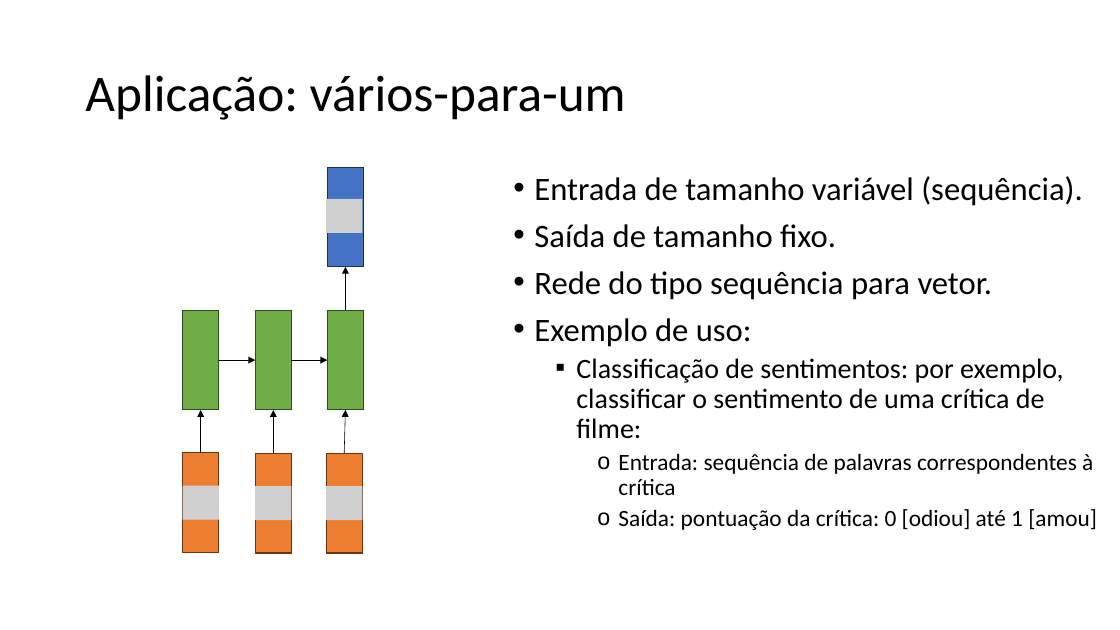
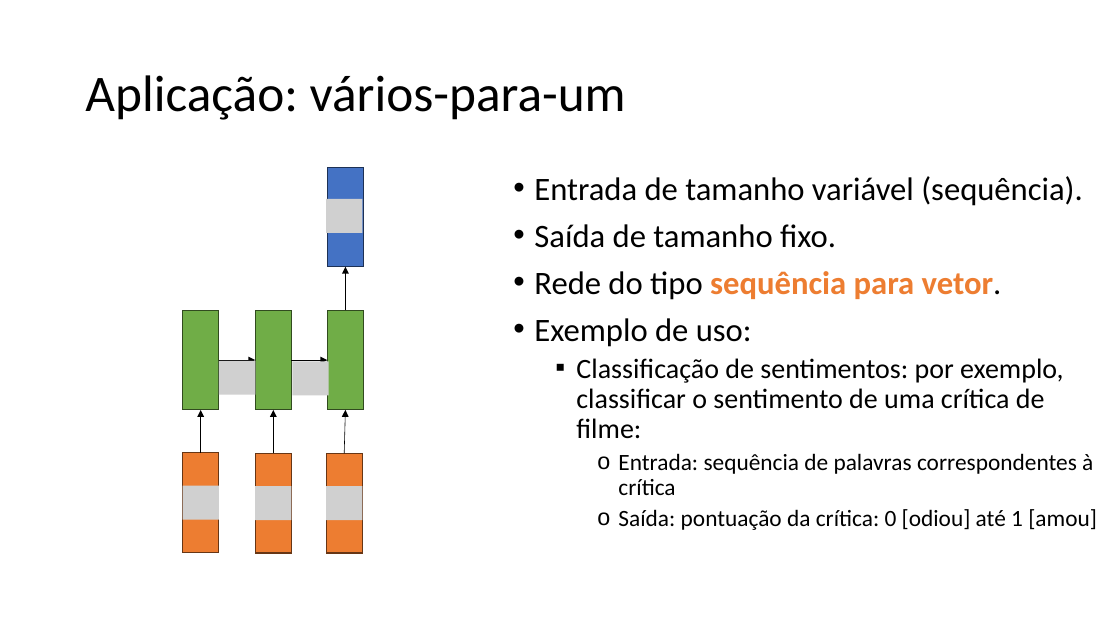
Before and after one commit to zz4fap/c24_inteligencia_artificial, a slide deck: slide 71 of slides/C24_RNN.pptx. Drawn at 1120x630 pixels with LibreOffice and Linux fonts; fonts in the diff are those of the drawing; grey boxes stand for pictures. Boxes give left, top, right and bottom in pixels: in the first picture for what was removed or moved away, otherwise in the second. Text is boxed around its words. In the diff, an @@ line names an element or a change of style, - is before the commit and + after.

```diff
--- a/slides/C24_RNN.pptx
+++ b/slides/C24_RNN.pptx
@@ text at [534,271,1002,300]: text colour #000000 to #ED7D31, bold on in "sequência para vetor." @@
@@ picture added at [219,361,255,395] @@
@@ picture added at [292,361,329,395] @@
```
Also in this commit, not shown: 12 other slides changed, 5 slides added, 3 slides removed, 2 other files.
